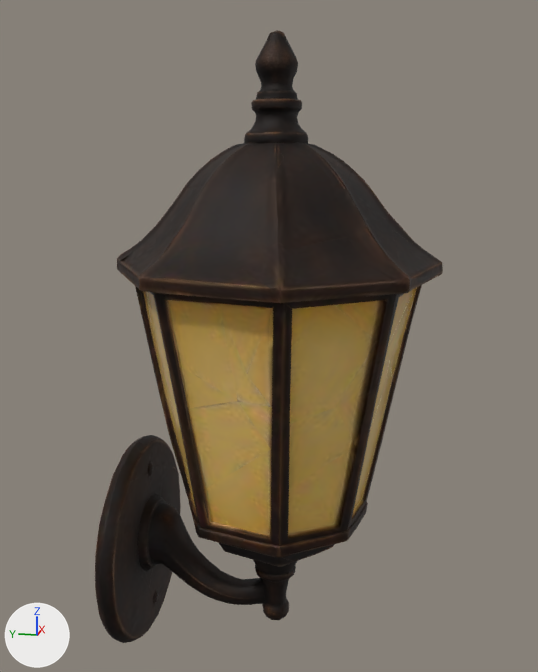
The glTF model assets/w3walllamp.glb as it was, and as the next commit left it.
Camera for both pictures: a 50 mm camera at (-0.473, -0.09, 0.348) aimed at (0.004, 0.005, 0.229). Every picture has the same lights, and +X, +Y and +Z are marked at lower left. The older version comes first. Where no turn or scale is listed for an object, it has been applied to the vertices.

The first picture shows 'output_unwrapped'.
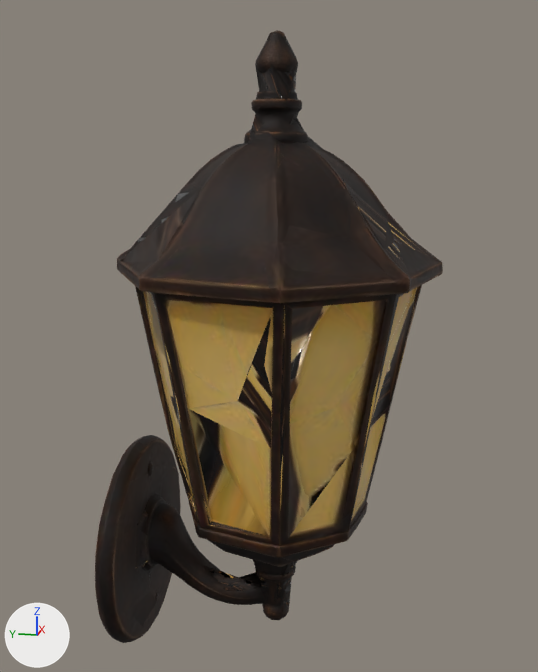
What differs and where, as boxes [x1, y1, x2, y2] in the pictures (538 x 672 px):
'w3walllamp_far', added: after [119, 63, 442, 627]

The change, as a diff of the scene's bpy script:
```diff
--- a/assets/w3walllamp.glb.py
+++ b/assets/w3walllamp.glb.py
@@ me_w3walllamp_far @@
+me_w3walllamp_far.from_pydata(...)  # 262 vertices, 520 faces; spans x -0.102..0.102, y -0.106..0.106, z -0.209..0.209
+me_w3walllamp_far.materials.append(mat_bakedmaterial)
@@ ob_w3walllamp_far @@
+ob_w3walllamp_far = bpy.data.objects.new('w3walllamp_far', me_w3walllamp_far)
+ob_w3walllamp_far.location = (0.0009, 0.0002, 0.2095)
```
